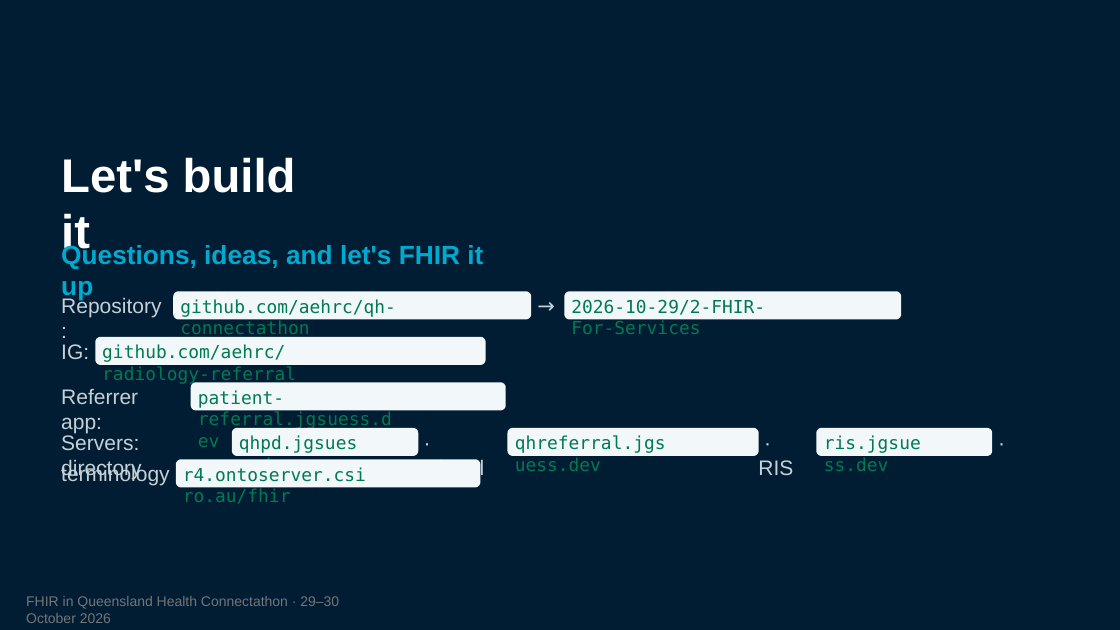
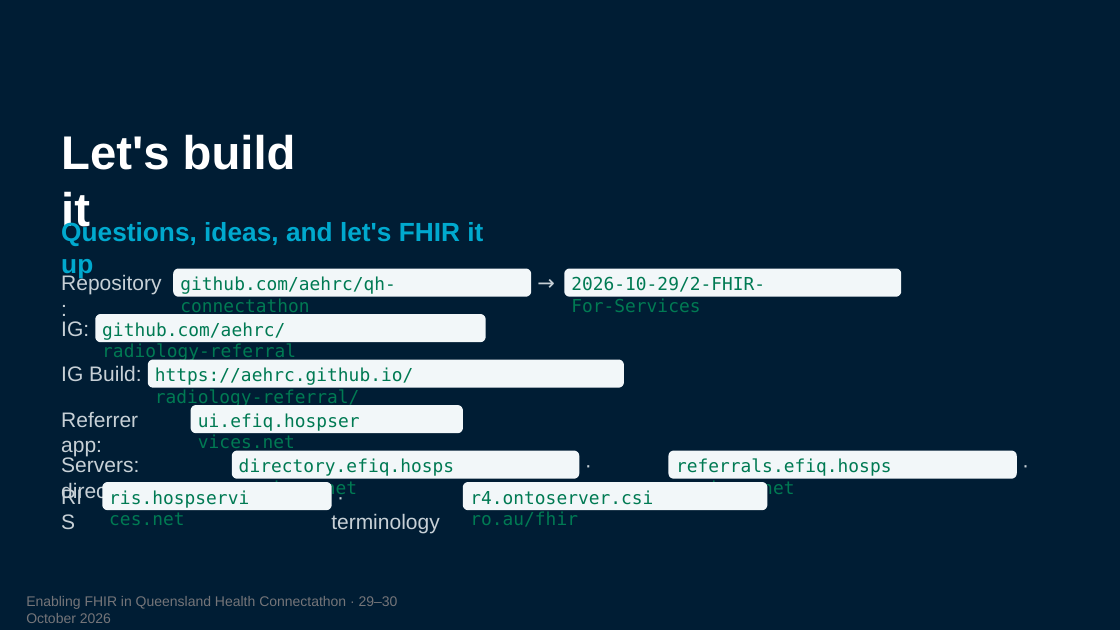
Before and after one commit to aehrc/qh-connectathon, a slide deck: slide 17 of 2026-10-29/2-FHIR-For-Services/Track2-KickOff-Deck.pptx (slide 16 before the commit). Drawn at 1120x630 pixels with LibreOffice and Linux fonts; fonts in the diff are those of the drawing. Boxes give left, top, right and bottom in pixels: in the first picture for what was removed or moved away, otherwise in the second. Text is boxed around its words. In the diff, an @@ line names an element or a change of style, - is before the commit and + after.

```diff
--- a/2026-10-29/2-FHIR-For-Services/Track2-KickOff-Deck.pptx
+++ b/2026-10-29/2-FHIR-For-Services/Track2-KickOff-Deck.pptx
@@ text "Let's build it": place and size @@
-text "Let's build it" at bbox=[61, 157, 296, 258]
+text "Let's build it" at bbox=[61, 134, 296, 235]
@@ 5 texts, 3 freeform shapes: place and size @@
-5 texts, 3 freeform shapes at bbox=[61, 243, 902, 385]
+5 texts, 3 freeform shapes at bbox=[61, 220, 902, 362]
@@ text "Repository:": place and size @@
-text "Repository:" at bbox=[61, 297, 161, 318]
+text "Repository:" at bbox=[61, 274, 161, 295]
@@ text "→" rewrapped from bbox=[532, 292, 566, 317] to bbox=[532, 270, 564, 302] @@
@@ text added at bbox=[61, 365, 141, 381], 18 pt, text #C7D0D6 @@
+IG Build:
@@ freeform shape added at bbox=[148, 360, 624, 387], fill #F2F7F9 @@
@@ text added at bbox=[155, 367, 414, 408], 15.3 pt, text #007A53 @@
+https://aehrc.github.io/radiology-referral/
@@ text "Referrer app:": place and size @@
-text "Referrer app:" at bbox=[61, 389, 138, 434]
+text "Referrer app:" at bbox=[61, 412, 138, 457]
@@ freeform shape: place and size @@
-freeform shape at bbox=[191, 382, 506, 410]
+freeform shape at bbox=[191, 405, 463, 433]
@@ text removed at bbox=[198, 390, 392, 430] @@
-patient-referral.jgsuess.dev
@@ text added at bbox=[198, 413, 360, 453], 15.3 pt, text #007A53 @@
+ui.efiq.hospservices.net
@@ text removed at bbox=[239, 435, 358, 476] @@
-qhpd.jgsuess.dev
@@ text removed at bbox=[515, 435, 666, 471] @@
-qhreferral.jgsuess.dev
@@ text removed at bbox=[824, 435, 921, 471] @@
-ris.jgsuess.dev
@@ text "Servers: directory": place and size @@
-text "Servers: directory" at bbox=[61, 433, 141, 479]
+text "Servers: directory" at bbox=[61, 456, 141, 502]
@@ freeform shape: place and size @@
-freeform shape at bbox=[176, 460, 481, 487]
+freeform shape at bbox=[232, 450, 580, 478]
@@ text added at bbox=[239, 458, 454, 499], 15.3 pt, text #007A53 @@
+directory.efiq.hospservices.net
@@ text "· referral": place and size @@
-text "· referral" at bbox=[418, 458, 484, 479]
+text "· referral" at bbox=[579, 481, 645, 502]
@@ freeform shape: place and size @@
-freeform shape at bbox=[817, 428, 992, 455]
+freeform shape at bbox=[669, 450, 1017, 478]
@@ text added at bbox=[676, 458, 891, 499], 15.3 pt, text #007A53 @@
+referrals.efiq.hospservices.net
@@ text at bbox=[758, 460, 793, 475]: text changed @@
-· RIS
+RIS
@@ text "·": place and size @@
-text "·" at bbox=[992, 429, 1013, 454]
+text "·" at bbox=[1017, 452, 1038, 476]
@@ freeform shape: place and size @@
-freeform shape at bbox=[232, 428, 418, 455]
+freeform shape at bbox=[103, 482, 332, 510]
@@ text added at bbox=[109, 490, 249, 525], 15.3 pt, text #007A53 @@
+ris.hospservices.net
@@ freeform shape: place and size @@
-freeform shape at bbox=[507, 428, 759, 455]
+freeform shape at bbox=[463, 482, 768, 510]
@@ text "r4.ontoserver.csiro.au/fhir": place and size @@
-text "r4.ontoserver.csiro.au/fhir" at bbox=[183, 467, 366, 504]
+text "r4.ontoserver.csiro.au/fhir" at bbox=[470, 490, 653, 527]
@@ text at bbox=[331, 513, 440, 534]: text changed @@
-terminology
+· terminology
@@ text at bbox=[26, 596, 398, 623]: text changed @@
-FHIR in Queensland Health Connectathon · 29–30 October 2026
+Enabling FHIR in Queensland Health Connectathon · 29–30 October 2026
```
Also in this commit, not shown: 15 other slides changed, 1 slide added.
